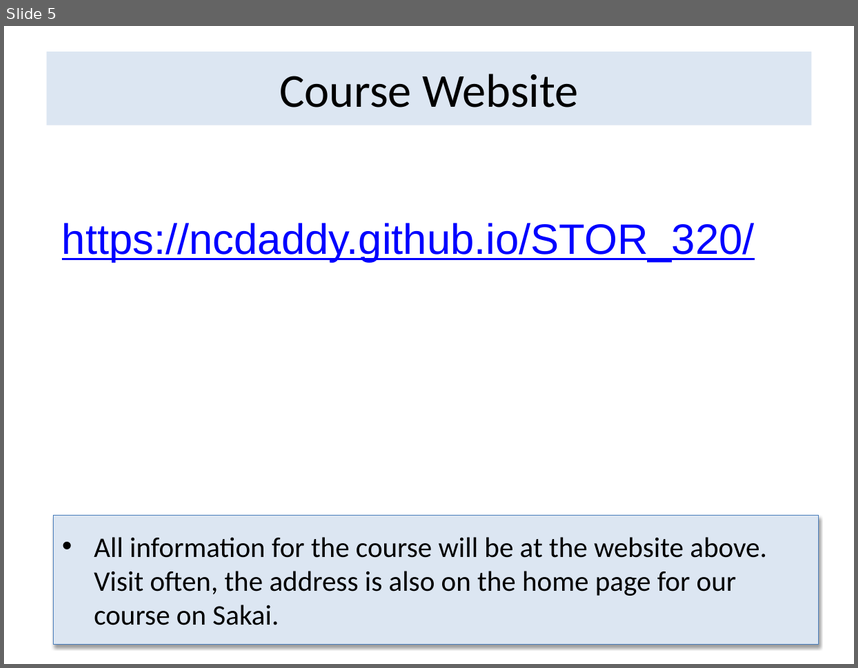
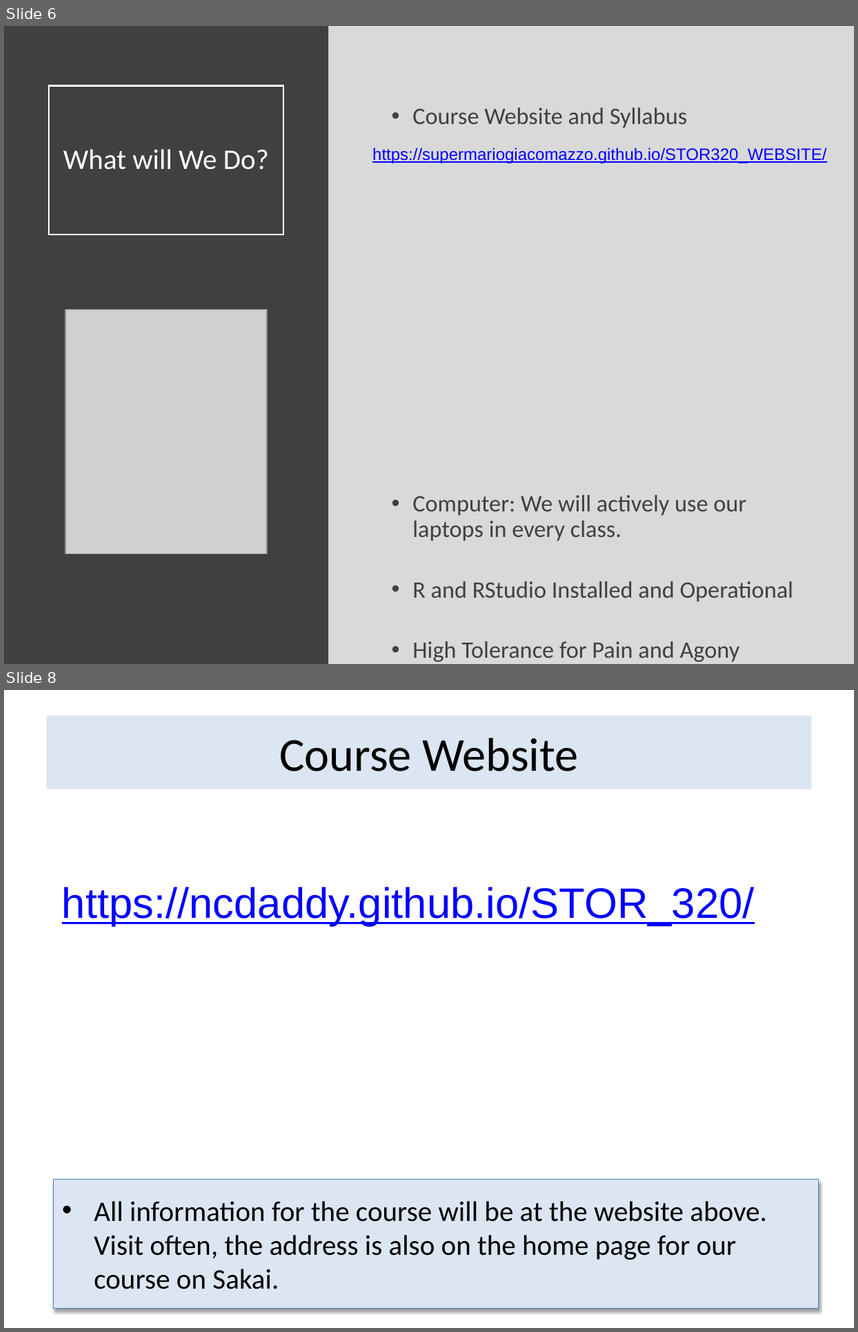
Before and after one commit to Yixf-Self/STOR320_WEBSITE, a slide deck: Lectures/Lecture 1/STOR 320 Lecture 1.pptx. Shown one above the other, each under a label of ours: slide 5 before the commit, slides 6 and 8 after it; the slides between them are not shown. The pictures are 858x668 and 858x1332 pixels, drawn with LibreOffice and Linux fonts; fonts in the diff are those of the drawing; grey boxes stand for pictures. Boxes give left, top, right and bottom in pixels: in the first picture for what was removed or moved away, otherwise in the second. Text is boxed around its words. In the diff, an @@ line names an element or a change of style, - is before the commit and + after.

```diff
--- a/Lectures/Lecture 1/STOR 320 Lecture 1.pptx
+++ b/Lectures/Lecture 1/STOR 320 Lecture 1.pptx
@@ slide 6 added at (4, 26, 854, 664), background #D9D9D9 @@
@@ rectangle added at (4, 26, 329, 664), fill #404040 @@
@@ title added at (49, 85, 283, 234), outline #FFFFFF 1.5 pt, 24 pt, text #FFFFFF @@
+What will We Do?
@@ text added at (412, 107, 794, 661), 20 pt, text #404040 @@
+• Course Website and Syllabus
+• Computer: We will actively use our laptops in every class.
+• R and RStudio Installed and Operational
+• High Tolerance for Pain and Agony
@@ text added at (372, 147, 826, 163), 14 pt, text #0000FF, underline @@
+https://supermariogiacomazzo.github.io/STOR320_WEBSITE/
@@ picture added at (65, 309, 267, 553) @@
@@ what was slide 5 is now slide 8 @@
```
Also in this commit, not shown: 1 slide changed, 5 other slides added, 3 slides removed, 1 other file.
